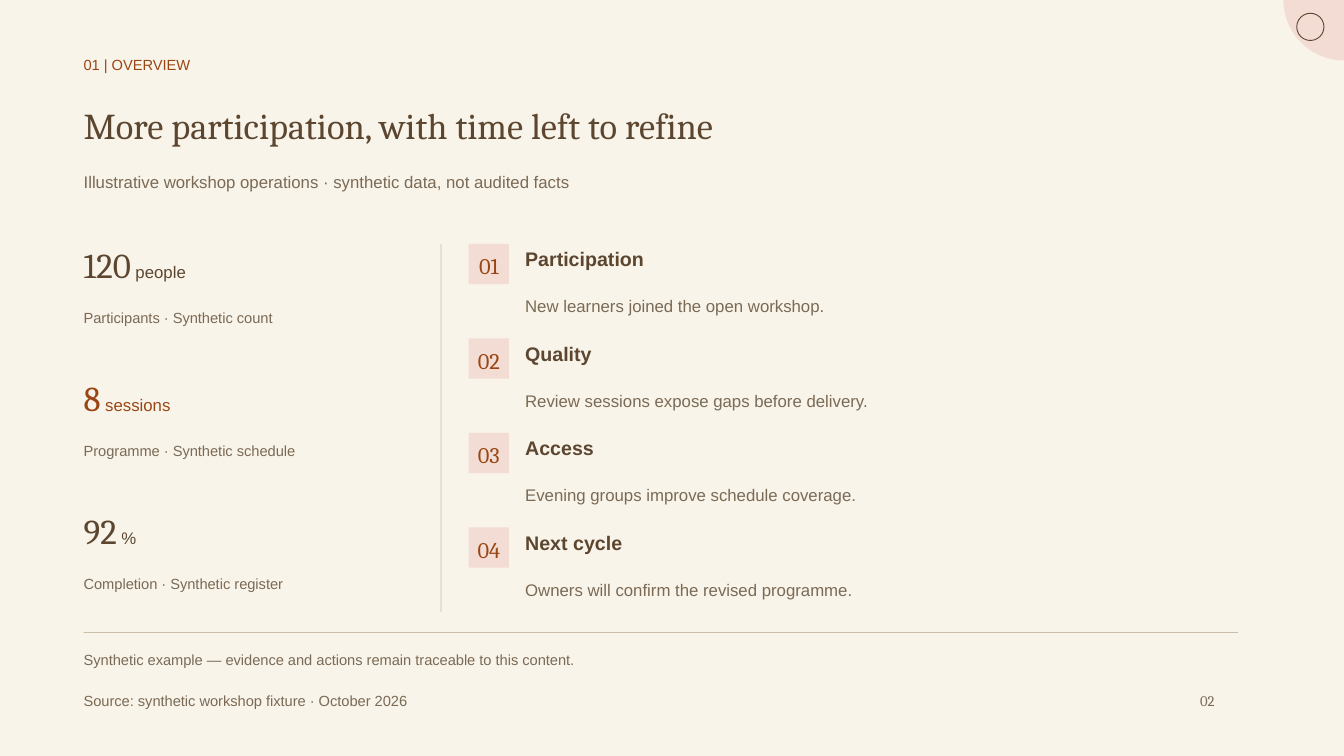
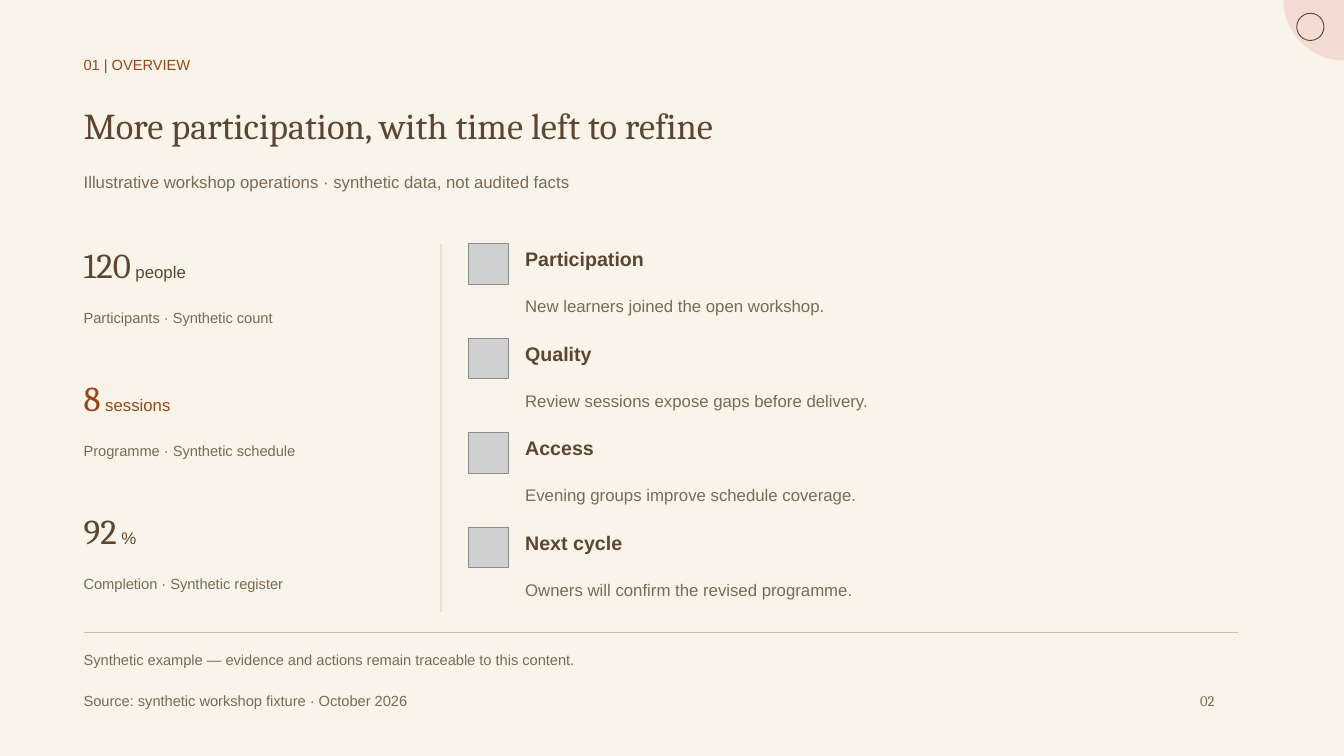
Before and after one commit to hustcer/pptx-nova, a slide deck: slide 2 of pptx-nova/assets/examples/deckkits/warm-clay/deck.pptx. Drawn at 1344x756 pixels with LibreOffice and Linux fonts; fonts in the diff are those of the drawing; grey boxes stand for pictures. Boxes give left, top, right and bottom in pixels: in the first picture for what was removed or moved away, otherwise in the second. Text is boxed around its words. In the diff, an @@ line names an element or a change of style, - is before the commit and + after.

```diff
--- a/pptx-nova/assets/examples/deckkits/warm-clay/deck.pptx
+++ b/pptx-nova/assets/examples/deckkits/warm-clay/deck.pptx
@@ rectangle removed at [469, 244, 509, 284] @@
-01
@@ picture added at [469, 244, 509, 284] @@
@@ rectangle removed at [469, 339, 509, 379] @@
-02
@@ picture added at [469, 339, 509, 379] @@
@@ rectangle removed at [469, 433, 509, 473] @@
-03
@@ picture added at [469, 433, 509, 473] @@
@@ rectangle removed at [469, 527, 509, 568] @@
-04
@@ picture added at [469, 527, 509, 568] @@
```
Also in this commit, not shown: 52 other files.
